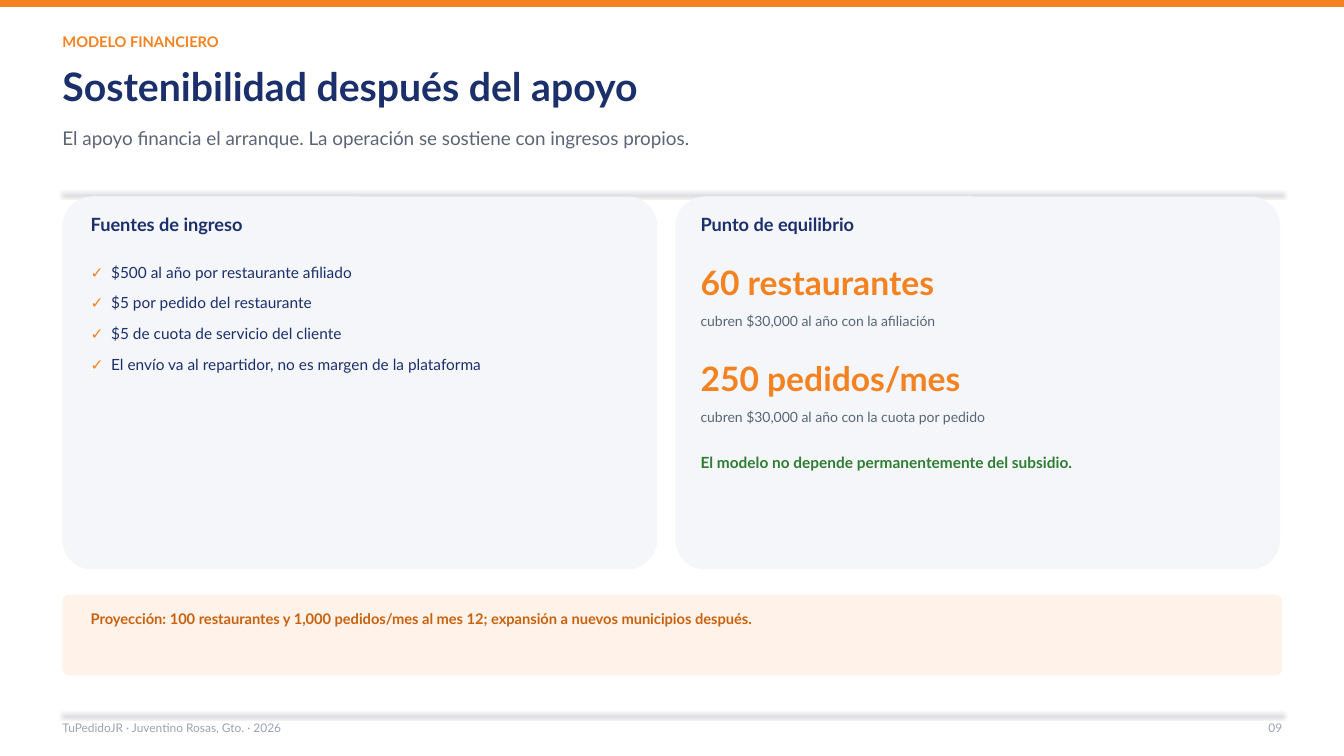
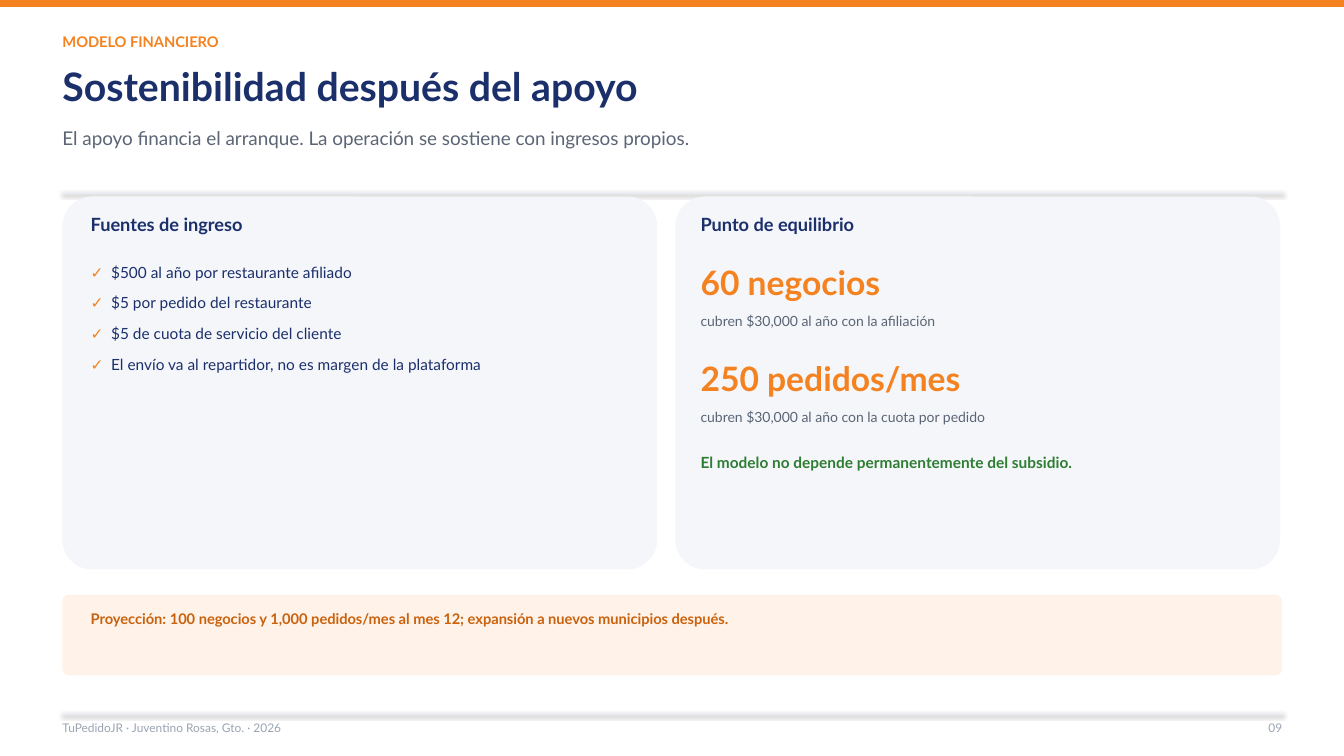
Before and after one commit to Lodoman-old/TuPedidoJR, a slide deck: slide 9 of docs/presentacion/TuPedidoJR_2026.pptx. Drawn at 1344x756 pixels with LibreOffice and Linux fonts; fonts in the diff are those of the drawing. Boxes give left, top, right and bottom in pixels: in the first picture for what was removed or moved away, otherwise in the second. Text is boxed around its words. In the diff, an @@ line names an element or a change of style, - is before the commit and + after.

```diff
--- a/docs/presentacion/TuPedidoJR_2026.pptx
+++ b/docs/presentacion/TuPedidoJR_2026.pptx
@@ text at (701, 270, 880, 301): text changed @@
-60 restaurantes
+60 negocios
@@ text at (91, 613, 729, 627): text changed @@
-Proyección: 100 restaurantes y 1,000 pedidos/mes al mes 12; expansión a nuevos municipios después.
+Proyección: 100 negocios y 1,000 pedidos/mes al mes 12; expansión a nuevos municipios después.
```
Also in this commit, not shown: 8 other slides changed, 10 other files.
